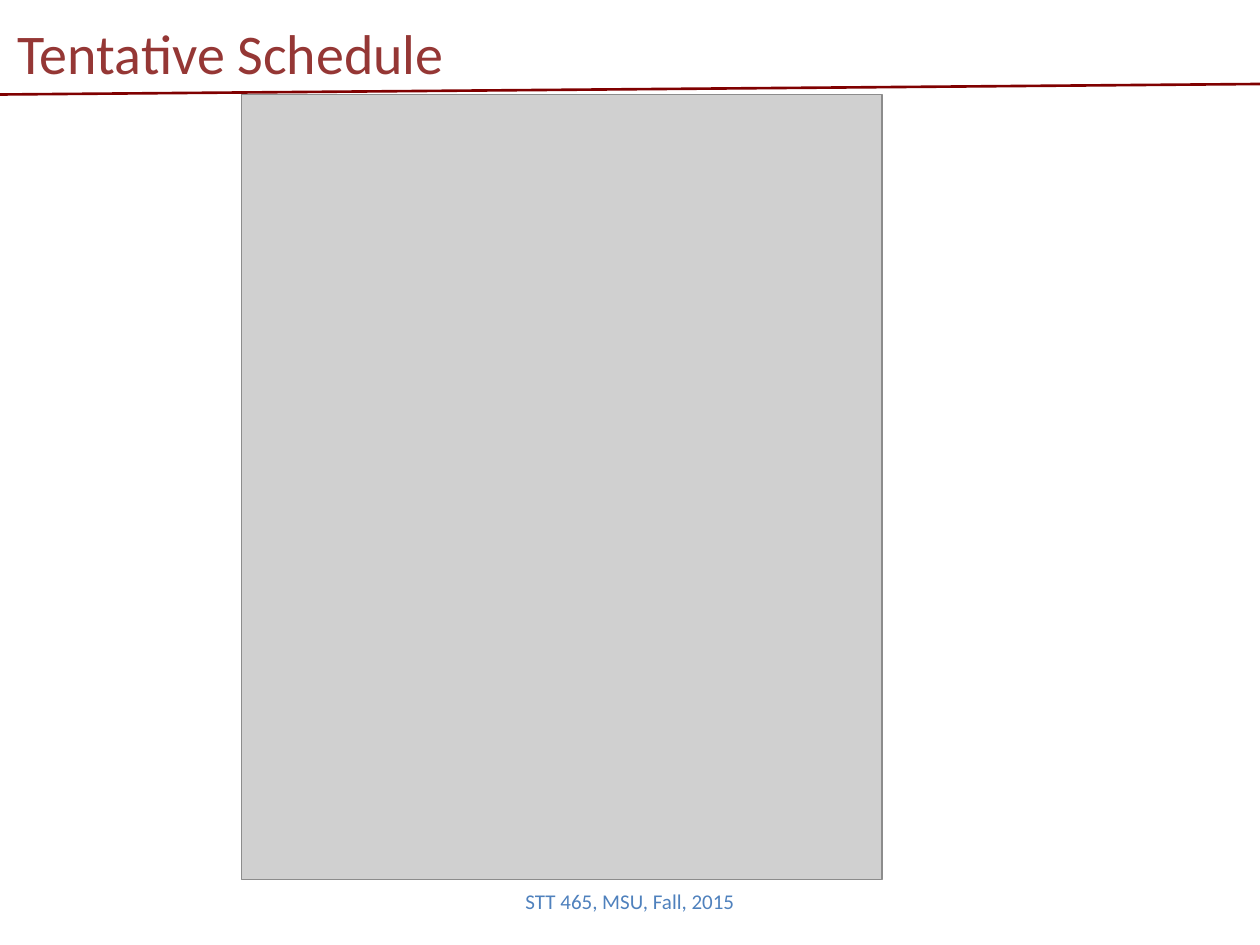
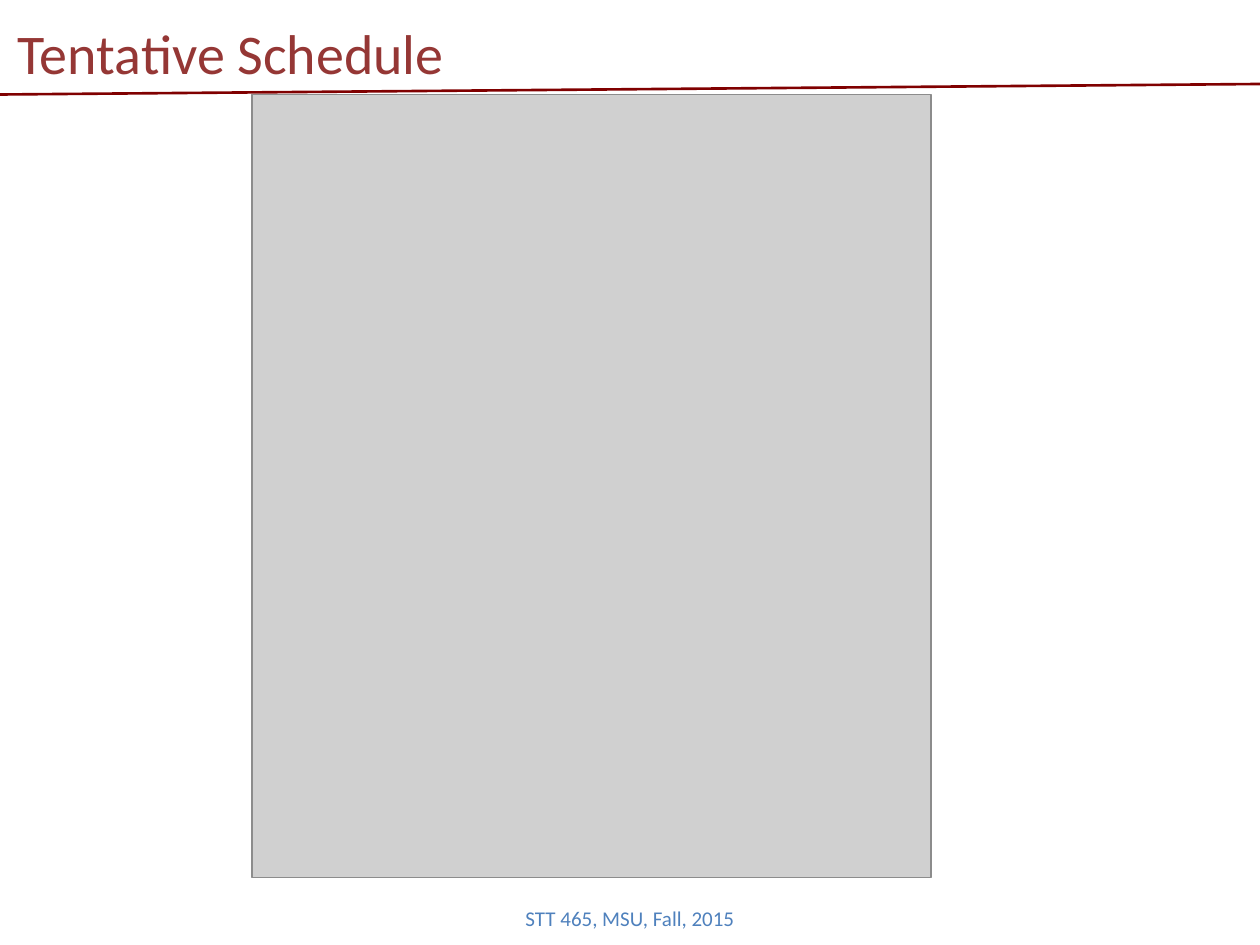
Before and after one commit to Boukos/STT465, a slide deck: slide 2 of STT465_1.pptx. Drawn at 1260x945 pixels with LibreOffice and Linux fonts; fonts in the diff are those of the drawing; grey boxes stand for pictures. Boxes give left, top, right and bottom in pixels: in the first picture for what was removed or moved away, otherwise in the second. Text is boxed around its words. In the diff, an @@ line names an element or a change of style, - is before the commit and + after.

```diff
--- a/STT465_1.pptx
+++ b/STT465_1.pptx
@@ picture: place and size @@
-picture at (242,94,882,879)
+picture at (252,94,931,878)
@@ text "STT 465, MSU, Fall, 2015": place and size @@
-text "STT 465, MSU, Fall, 2015" at (525,894,735,912)
+text "STT 465, MSU, Fall, 2015" at (525,911,735,929)
```
Also in this commit, not shown: 2 other slides changed, 5 slides added, 2 other files.
